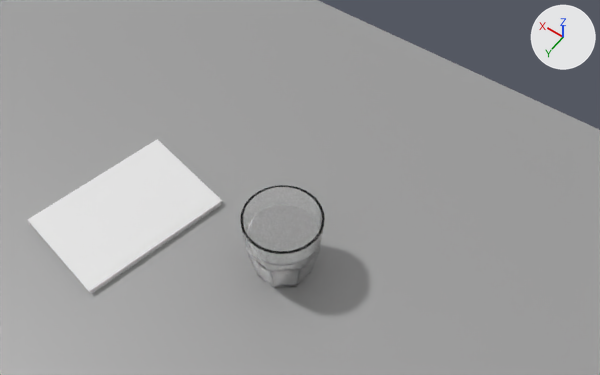
Two versions of the Blender file scene.blend, one commit apart.
The view is the same before and after, from a 50 mm lens placed at (-0.324, 0.962, 0.887), pointed at (0.045, 0.444, 0.074). Every picture has the same lights, and +X, +Y and +Z are marked at upper right.

Before the edit, the objects in view are built like this:
```python
me_circle = bpy.data.meshes.new('Circle')
me_circle.from_pydata(...)  # 2329 vertices, 2167 faces; spans x -0.0482..0.0502, y -0.0505..0.0478, z -0.0011..0.0999
me_circle.polygons.foreach_set('use_smooth', [True] * 2167)
me_circle.materials.append(mat_glass)  # white #ffffff
me_circle_001 = bpy.data.meshes.new('Circle.001')
me_circle_001.from_pydata(...)  # 1089 vertices, 965 faces; spans x -0.0429..0.0449, y -0.0452..0.0425, z 0.002..0.0686
me_circle_001.polygons.foreach_set('use_smooth', [True] * 965)
me_circle_001.materials.append(mat_coffee)  # white #ffffff
me_plane = bpy.data.meshes.new('Plane')
me_plane.from_pydata([(-1.0, -1.0, 0.0), (1.0, -1.0, 0.0), (-1.0, 1.0, 0.0), (1.0, 1.0, 0.0)], [], [(0, 1, 3, 2)])
me_plane.materials.append(mat_tabletop)  # its picture is missing
ob_cup = bpy.data.objects.new('Cup', me_circle)
ob_cup.parent = ob_table
ob_cup.location = (-0.568, -0.553, 0.00112)
ob_cup.rotation_euler = (0.0, 0.0, 1.085)  # degrees (0, 0, 62)
ob_liquid = bpy.data.objects.new('Liquid', me_circle_001)
ob_liquid.parent = ob_cup
ob_liquid.matrix_parent_inverse = Matrix(((1.0, 0.00198, 0.0, 0.0), (-0.00198, 1.0, 0.0, 0.0), (0.0, 0.0, 1.0, -0.00112), (0.0, 0.0, 0.0, 1.0)))
ob_liquid.location = (0.0, 0.0, 0.00112)
ob_liquid.rotation_euler = (0.0, 0.0, 0.00198)  # degrees (0, 0, 0.1)
ob_liquid.scale = (0.988, 0.988, 1.0)
ob_table = bpy.data.objects.new('Table', me_plane)
ob_table.location = (0.5896, 1.0631, 0.0)
# also in view: 'book' at (0.239, 0.566, 0.0)
```
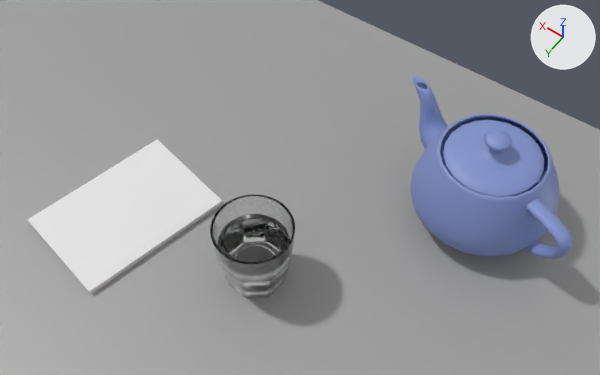
Pixel boxes [x1, y1, x2, y2] of what changed, in the pictures (600 x 375 px):
'Teapot', added (blue): after [410, 76, 573, 259]
'Cup', moved: before [240, 185, 325, 288]; after [210, 195, 295, 298]
'Liquid', moved, rescaled: before [247, 204, 319, 251]; after [218, 214, 290, 262]

Patch to the scene script:
```diff
--- a/scene.blend.py
+++ b/scene.blend.py
@@ mat_material_001 @@
+mat_material_001 = principled_material('Material.001')
+mat_material_001.base_color = (0.223, 0.291, 0.602)  # blue #8293cc
@@ me_teapot @@
+me_teapot.from_pydata(...)  # 821 vertices, 800 faces; spans x -3.0..3.43, y -2.0..2.0, z 0.0..3.15
+me_teapot.polygons.foreach_set('use_smooth', [True] * 800)
+me_teapot.materials.append(mat_material_001)  # blue #8293cc
@@ ob_cup @@
 ob_cup.parent = ob_table
-ob_cup.location = (-0.568, -0.553, 0.00112)
+ob_cup.location = (-0.548, -0.522, 0.00112)
 ob_cup.rotation_euler = (0.0, 0.0, 1.085)  # degrees (0, 0, 62)
@@ ob_liquid @@
 ob_liquid.rotation_euler = (0.0, 0.0, 0.00198)  # degrees (0, 0, 0.1)
-ob_liquid.scale = (0.988, 0.988, 1.0)
+ob_liquid.scale = (0.981, 0.981, 0.993)
@@ ob_teapot @@
+ob_teapot = bpy.data.objects.new('Teapot', me_teapot)
+ob_teapot.location = (-0.1362, 0.294, 0.001)
+ob_teapot.rotation_euler = (0.0, 0.0, -0.386)  # degrees (0, 0, -22)
+ob_teapot.scale = (0.0467, 0.0467, 0.0467)
```
